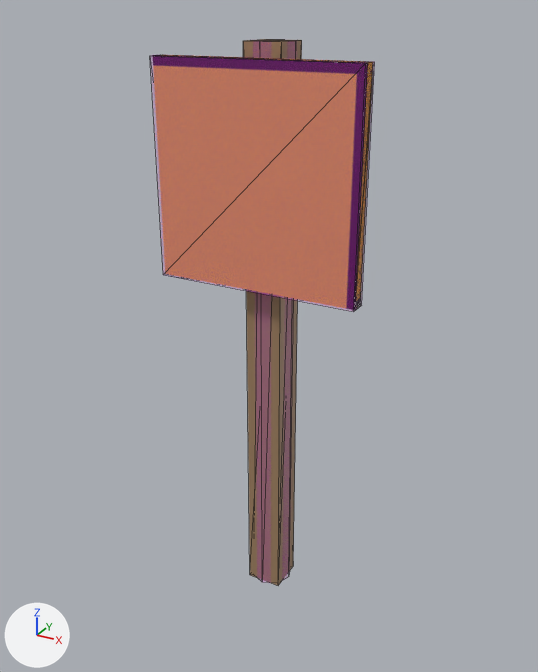
The COLLADA model beamng-props/course-signs/export/dae/arrow_turn_right.dae as it was, and as the next commit left it.
Camera for both pictures: a 50 mm lens placed at (0.886, -1.629, 1.617), pointed at (-0.005, -0.009, 0.807). Every picture has the same lights, and +X, +Y and +Z are marked at lower left. The first picture is the older version. Mesh edges are drawn as thin lines. Where no turn or scale is listed for an object, it has been applied to the vertices.

The first picture shows 'Colmesh_post-1', 'Colmesh_sign-1', 'post', 'sign'.
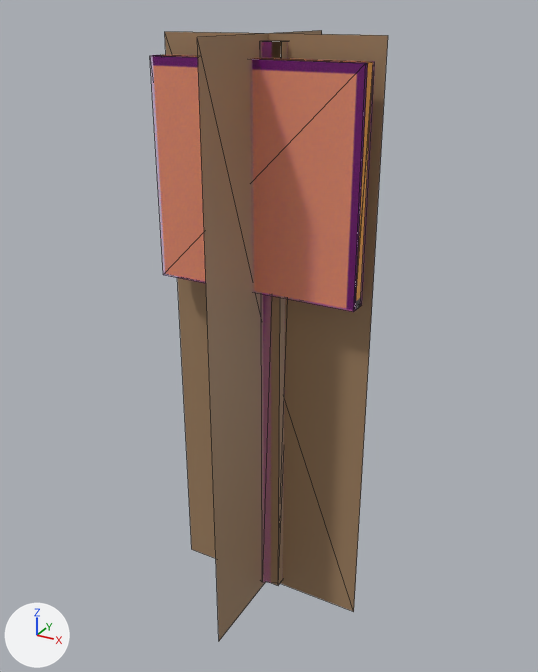
The newer file is also turned or shifted as a whole; pictures and numbers use the older file's frame.

Patch to the scene script:
```diff
--- a/beamng-props/course-signs/export/dae/arrow_turn_right.dae.py
+++ b/beamng-props/course-signs/export/dae/arrow_turn_right.dae.py
@@ me_arrow_turn_right_a800 @@
+me_arrow_turn_right_a800.from_pydata(...)  # a box spanning x -0.05..0.05, y -0.05..0.05, z 0.0..1.55, material slot 0; a box spanning x -0.28..0.28, y -0.09..-0.06, z 0.96..1.52, material slot 1
+me_arrow_turn_right_a800.materials.append(mat_wood_104)  # brown #a08161
+me_arrow_turn_right_a800.materials.append(mat_sign_104)  # picture img_arrow_turn_right_png
@@ me_arrow_turn_right_a50 @@
+me_arrow_turn_right_a50.from_pydata([(-0.29, 0.0, -0.02), (0.29, 0.0, -0.02), (0.29, 0.0, 1.57), (-0.29, 0.0, 1.57), (0.0, -0.29, -0.02), (0.0, 0.29, -0.02), (0.0, 0.29, 1.57), (0.0, -0.29, 1.57)], [], [(1, 3, 0), (5, 7, 4), (1, 2, 3), (5, 6, 7)])
+me_arrow_turn_right_a50.materials.append(mat_wood_104)  # brown #a08161
@@ ob_arrow_turn_right_a800 @@
-ob_arrow_turn_right_a800 = bpy.data.objects.new('arrow_turn_right_a800', None)
+ob_arrow_turn_right_a800 = bpy.data.objects.new('arrow_turn_right_a800', me_arrow_turn_right_a800)
 ob_arrow_turn_right_a800.parent = ob_start01
@@ ob_post @@
-ob_post = bpy.data.objects.new('post', me_cube)
-ob_post.location = (0.0, 0.0, 0.775)
@@ ob_sign @@
-ob_sign = bpy.data.objects.new('sign', me_cube_001)
-ob_sign.location = (0.0, -0.08, 1.24)
@@ ob_arrow_turn_right_a50 @@
+ob_arrow_turn_right_a50 = bpy.data.objects.new('arrow_turn_right_a50', me_arrow_turn_right_a50)
+ob_arrow_turn_right_a50.location = (0.0, -0.022, 0.0)
```

Where the change shows, as pixel boxes [x1, y1, x2, y2] in the pictures (538 x 672 px):
'arrow_turn_right_a50', added (brown): after [165, 30, 388, 641]
'post', deleted (brown): before [243, 39, 302, 586]
'arrow_turn_right_a800', now drawn: after [162, 41, 373, 586]
    faces in mat_wood_104 (brown #a08161): [271, 41, 287, 586]
    faces in mat_sign_104 (picture img_arrow_turn_right_png): [162, 55, 373, 310]
'sign', deleted: before [160, 55, 373, 309]
